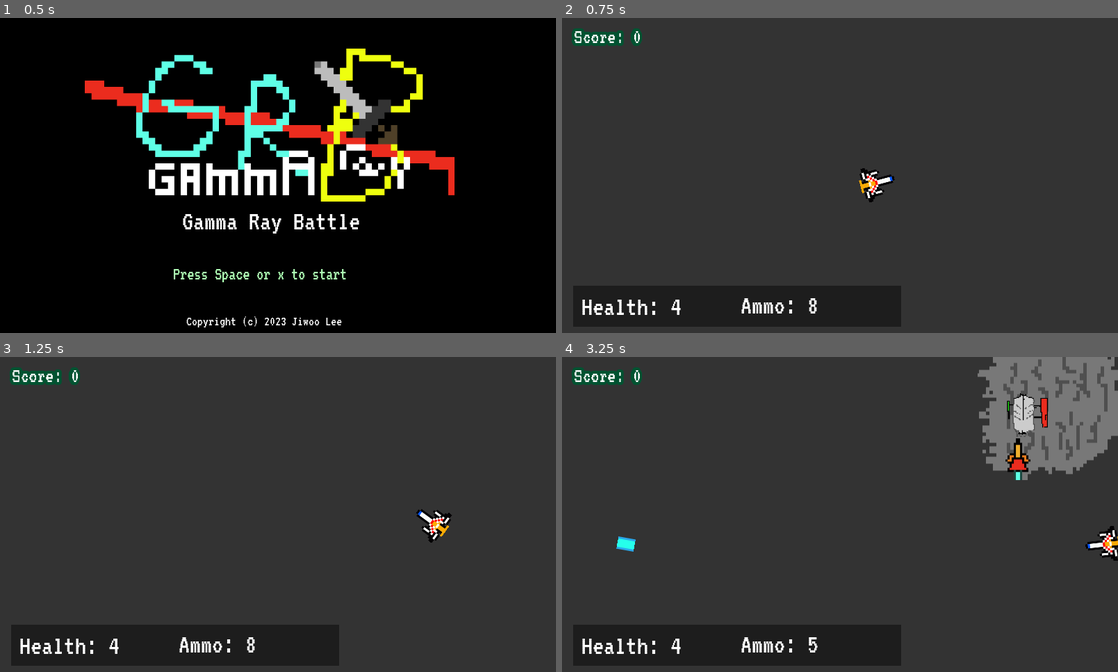
Above: before the commit, frames 1-4 (two rows, left to right).
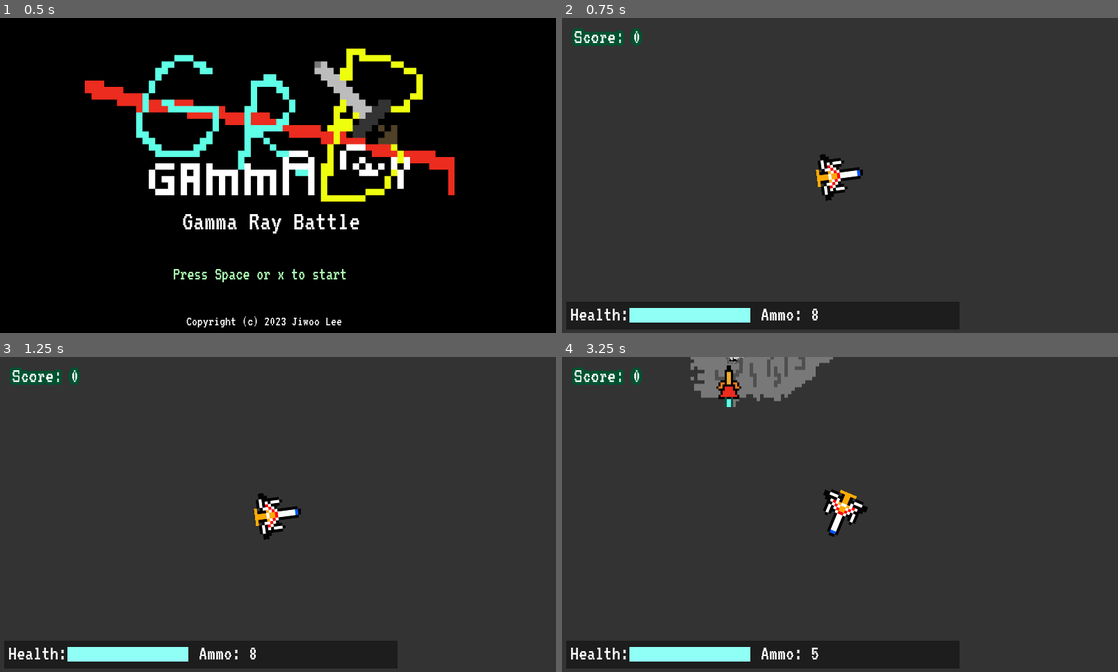
Above: after the commit, the same moments.

Repository: jiwookki/new-grBattle
Game: Godot game, scene res://mainscenes/Main.tscn
The game is run twice, just before and just after one commit, with the same random seed, the same clock (stepped at 60 frames per second) and the same inputs.
Inputs (mouse positions are in pixels of both pictures, inside the frame that each line leads up to):
- Up to frame 1 (0.5 s): no input
- Up to frame 2 (0.75 s): tap Space (player_shoot) at 0.5, 0.6 s; move the mouse to (962, 159) at 0.52 s; hold D (movement_right) from 0.53 s (still down)
- Up to frame 3 (1.25 s): keep holding D (movement_right); tap Enter (ui_accept) at 0.77 s
- Up to frame 4 (3.25 s): move the mouse to (728, 530) at 1.27 s; release D (movement_right) at 1.28 s; hold S (movement_down) 1.28-2.03 s; tap Space (player_shoot) at 1.35, 2.1, 2.85 s; tap Enter (ui_accept) at 1.52, 3.02 s; move the mouse to (895, 445) at 2.02 s; hold D (movement_right) 2.03-2.78 s; move the mouse to (812, 577) at 2.77 s; hold W (movement_up) from 2.78 s (still down)

Frame 1 is identical in both runs. In frame 2, 2.7% of the frame differs, in the area x 1-60%, y 4-97%; in frame 3, 2.7%; in frame 4, 14%, in the area x 1-100%, y 0-97%.

Commit message:
added player health bar, wip position system
also wip parallax bg

Diff:
--- a/mainscenes/Game.tscn
+++ b/mainscenes/Game.tscn
@@ -1,10 +1,11 @@
-[gd_scene load_steps=19 format=2]
+[gd_scene load_steps=22 format=2]
 
 [ext_resource path="res://sprites/delta1_1.png" type="Texture" id=1]
 [ext_resource path="res://scripts/player/PlayerMovement.gd" type="Script" id=2]
 [ext_resource path="res://scripts/ui/NumCounter.gd" type="Script" id=3]
 [ext_resource path="res://VT323-Regular.ttf" type="DynamicFontData" id=4]
 [ext_resource path="res://scripts/player/PlayerGun.gd" type="Script" id=5]
+[ext_resource path="res://mainscenes/PlayerHB.gd" type="Script" id=6]
 [ext_resource path="res://audio/damaged.wav" type="AudioStream" id=9]
 [ext_resource path="res://scenes/Health.tscn" type="PackedScene" id=10]
 [ext_resource path="res://scenes/Enemy1.tscn" type="PackedScene" id=11]
@@ -15,6 +16,24 @@
 [ext_resource path="res://audio/lasershoot.wav" type="AudioStream" id=16]
 [ext_resource path="res://scripts/Game.gd" type="Script" id=19]
 [ext_resource path="res://scripts/EnemySpawner.gd" type="Script" id=20]
+
+[sub_resource type="DynamicFont" id=2]
+size = 36
+outline_color = Color( 0, 0, 0, 1 )
+font_data = ExtResource( 4 )
+
+[sub_resource type="DynamicFont" id=4]
+size = 36
+outline_size = 5
+outline_color = Color( 0, 0.32549, 0.192157, 1 )
+font_data = ExtResource( 4 )
+
+[sub_resource type="StyleBoxFlat" id=6]
+bg_color = Color( 0.564706, 1, 0.960784, 1 )
+shadow_offset = Vector2( 5, 5 )
+
+[sub_resource type="StyleBoxFlat" id=7]
+bg_color = Color( 0, 0, 0, 1 )
 
 [sub_resource type="Animation" id=5]
 resource_name = "FadeOut"
@@ -32,47 +51,39 @@
 "values": [ Color( 1, 1, 1, 1 ), Color( 0, 0, 0, 1 ) ]
 }
 
-[sub_resource type="DynamicFont" id=2]
-size = 48
-outline_color = Color( 0, 0, 0, 1 )
-font_data = ExtResource( 4 )
-
-[sub_resource type="DynamicFont" id=4]
-size = 36
-outline_size = 5
-outline_color = Color( 0, 0.32549, 0.192157, 1 )
-font_data = ExtResource( 4 )
-
 [node name="Game" type="Node2D"]
 script = ExtResource( 19 )
 
-[node name="FadeOut" type="AnimationPlayer" parent="."]
-anims/FadeOut = SubResource( 5 )
+[node name="UIDraw" type="CanvasLayer" parent="."]
 
-[node name="CanvasModulate" type="CanvasModulate" parent="FadeOut"]
+[node name="HUD" type="Control" parent="UIDraw"]
+anchor_left = 0.156
+anchor_top = 0.153
+anchor_right = 0.156
+anchor_bottom = 0.153
+margin_left = -149.76
+margin_top = -83.232
+margin_right = 810.24
+margin_bottom = 460.768
 
-[node name="Control" type="Control" parent="."]
-margin_right = 977.0
-margin_bottom = 539.0
-
-[node name="ColorRect" type="ColorRect" parent="Control"]
-margin_left = 19.0
-margin_top = 462.0
-margin_right = 586.0
-margin_bottom = 533.0
+[node name="ColorRect" type="ColorRect" parent="UIDraw/HUD"]
+margin_left = 7.0
+margin_top = 490.0
+margin_right = 686.0
+margin_bottom = 538.0
 color = Color( 0, 0, 0, 0.423529 )
 
-[node name="AmmoDisp" type="Label" parent="Control"]
-margin_left = 308.0
-margin_top = 472.0
-margin_right = 499.0
-margin_bottom = 523.0
+[node name="AmmoDisp" type="Label" parent="UIDraw/HUD"]
+margin_left = 343.0
+margin_top = 493.0
+margin_right = 534.0
+margin_bottom = 544.0
 custom_fonts/font = SubResource( 2 )
 text = "Ammo: "
 script = ExtResource( 3 )
 prefix = "Ammo: "
 
-[node name="ScoreCounter" type="Label" parent="Control"]
+[node name="ScoreCounter" type="Label" parent="UIDraw/HUD"]
 margin_left = 21.0
 margin_top = 14.0
 margin_right = 212.0
@@ -82,23 +93,56 @@
 script = ExtResource( 3 )
 prefix = "Score: "
 
-[node name="HealthDisp" type="Label" parent="Control"]
-margin_left = 34.0
-margin_top = 474.0
-margin_right = 225.0
-margin_bottom = 525.0
+[node name="HealthDisp" type="Label" parent="UIDraw/HUD"]
+margin_left = 14.0
+margin_top = 494.0
+margin_right = 205.0
+margin_bottom = 545.0
 custom_fonts/font = SubResource( 2 )
 text = "Health:"
 script = ExtResource( 3 )
 prefix = "Health: "
 
+[node name="PlayerHB" type="ProgressBar" parent="UIDraw/HUD"]
+margin_left = 117.0
+margin_top = 501.0
+margin_right = 325.0
+margin_bottom = 526.0
+custom_styles/fg = SubResource( 6 )
+custom_styles/bg = SubResource( 7 )
+value = 50.0
+percent_visible = false
+script = ExtResource( 6 )
+
+[node name="ParallaxBackground" type="ParallaxBackground" parent="."]
+
+[node name="ParallaxLayer" type="ParallaxLayer" parent="ParallaxBackground"]
+
+[node name="Camera2D" type="Camera2D" parent="."]
+position = Vector2( 480, 278 )
+scale = Vector2( 4, 4 )
+current = true
+
+[node name="FadeOut" type="AnimationPlayer" parent="."]
+anims/FadeOut = SubResource( 5 )
+
+[node name="CanvasModulate" type="CanvasModulate" parent="FadeOut"]
+
 [node name="Delta1" type="Area2D" parent="." groups=["player"]]
-position = Vector2( 498, 284 )
-scale = Vector2( 3, 3 )
+position = Vector2( 480, 278 )
+scale = Vector2( 4, 4 )
 script = ExtResource( 2 )
+__meta__ = {
+"_edit_group_": true
+}
 player_speed = 400
 
-[node name="CollisionPolygon2D" type="CollisionPolygon2D" parent="Delta1"]
+[node name="RemoteTransform2D" type="RemoteTransform2D" parent="Delta1"]
+remote_path = NodePath("../../Camera2D")
+update_rotation = false
+update_scale = false
+
+[node name="PlayerHitbox" type="CollisionPolygon2D" parent="Delta1"]
 polygon = PoolVector2Array( 10, 5, 10, 7.33333, 0, 10, -10, 7.66666, -10, 5, -7, -2.33334, 0, -11, 7, -2.33334 )
 
 [node name="Sprite" type="Sprite" parent="Delta1"]
@@ -146,10 +190,10 @@
 
 [node name="MusicPlayer" type="AudioStreamPlayer" parent="."]
 stream = ExtResource( 13 )
-autoplay = true
 
-[connection signal="score_changed" from="." to="Control/ScoreCounter" method="on_update_value"]
+[connection signal="score_changed" from="." to="UIDraw/HUD/ScoreCounter" method="on_update_value"]
 [connection signal="animation_finished" from="FadeOut" to="." method="faded_out"]
 [connection signal="area_entered" from="Delta1" to="Delta1/Health" method="_on_Delta1_area_entered"]
-[connection signal="update_ammo_count" from="Delta1/Gun" to="Control/AmmoDisp" method="on_update_value"]
-[connection signal="on_health_change" from="Delta1/Health" to="Control/HealthDisp" method="on_update_value"]
+[connection signal="update_ammo_count" from="Delta1/Gun" to="UIDraw/HUD/AmmoDisp" method="on_update_value"]
+[connection signal="init_healthbar" from="Delta1/Health" to="UIDraw/HUD/PlayerHB" method="init_healthbar"]
+[connection signal="on_health_change" from="Delta1/Health" to="UIDraw/HUD/PlayerHB" method="on_health_change"]
--- /dev/null
+++ b/mainscenes/PlayerHB.gd
@@ -0,0 +1,25 @@
+extends ProgressBar
+
+
+# Declare member variables here. Examples:
+# var a = 2
+# var b = "text"
+
+var maxHealth : int
+
+
+
+# Called when the node enters the scene tree for the first time.
+func _ready():
+	pass
+
+func init_healthbar(maxhealth):
+	max_value = maxhealth
+	min_value = 0
+
+func on_health_change(newhealth):
+	value = newhealth
+
+# Called every frame. 'delta' is the elapsed time since the previous frame.
+#func _process(delta):
+#	pass
--- a/project.godot
+++ b/project.godot
@@ -9,7 +9,7 @@
 config_version=4
 
 _global_script_classes=[ {
-"base": "Reference",
+"base": "Node2D",
 "class": "Gun",
 "language": "GDScript",
 "path": "res://scripts/Gun.gd"
--- a/scripts/GameMovObj.gd
+++ b/scripts/GameMovObj.gd
@@ -7,13 +7,10 @@
 
 signal on_despawn
 
-export var border_offset = 362
-export var border_x = 612
-
-var minX: int
-var maxX: int
-var minY: int
-var maxY: int
+var minX = -1000
+var maxX = 1000
+var minY = -1000
+var maxY = 1000
 
 
 func _get_self_sprite():
@@ -21,15 +18,7 @@
 
 # Called when the node enters the scene tree for the first time.
 func _init_boundary():
-	var _objSprite = _get_self_sprite()
-	minX = border_offset + _objSprite.texture.get_width()/2
-	maxX = border_offset + border_x - _objSprite.texture.get_width()/2
-	minY = _objSprite.texture.get_height()/2
-	maxY = - _objSprite.texture.get_height()/2 + get_viewport_rect().size.y
-	print(str(minX))
-	print(str(maxX))
-	print(str(minY))
-	print(str(maxY))
+	pass
 
 
 
--- a/scripts/player/PlayerHealth.gd
+++ b/scripts/player/PlayerHealth.gd
@@ -4,6 +4,8 @@
 # Declare member variables here. Examples:
 # var a = 2
 # var b = "text"
+
+signal init_healthbar
 
 var damagesounder : AudioStreamPlayer
 
@@ -15,6 +17,7 @@
 # Called when the node enters the scene tree for the first time.
 func _ready():
 	damagesounder = get_node("./PlayerDamageSounder")
+	emit_signal("init_healthbar", starting_health)
 
 func die():
 	get_node("/root/Game").on_game_over()
